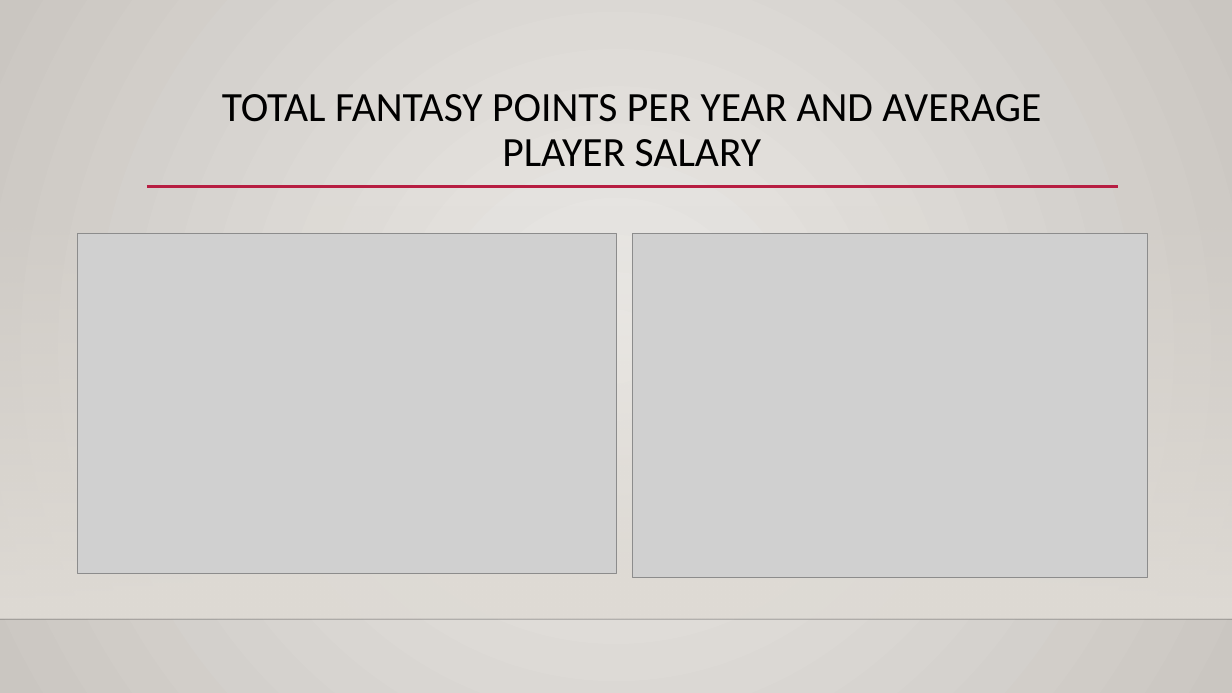
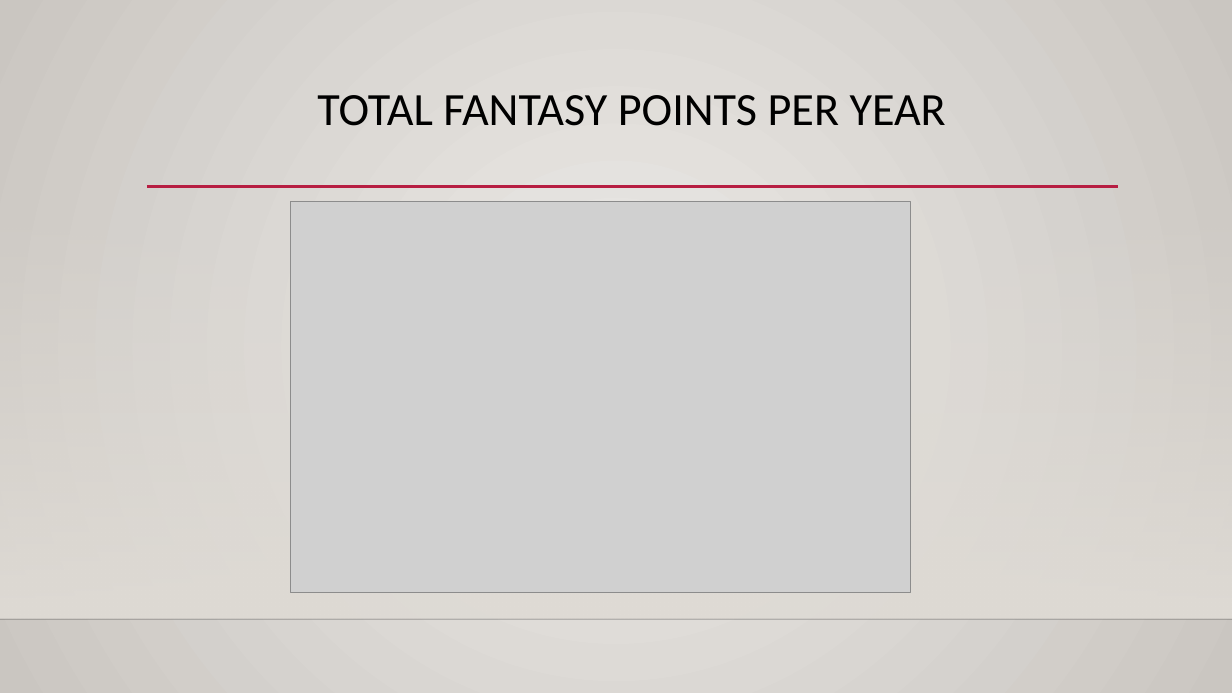
Before and after one commit to hjgoode3/NYCDSA_Python_Project, a slide deck: slide 6 of HG_Project_Presentation.pptx (slide 8 before the commit). Drawn at 1232x693 pixels with LibreOffice and Linux fonts; fonts in the diff are those of the drawing; grey boxes stand for pictures; background and template pictures are left out. Boxes give left, top, right and bottom in pixels: in the first picture for what was removed or moved away, otherwise in the second. Text is boxed around its words. In the diff, an @@ line names an element or a change of style, - is before the commit and + after.

```diff
--- a/HG_Project_Presentation.pptx
+++ b/HG_Project_Presentation.pptx
@@ title at bbox=[317, 95, 946, 126]: text changed; size 32.4 to 36 pt @@
-TOTAL FANTASY POINTS PER YEAR AND AVERAGE PLAYER SALARY
+TOTAL FANTASY POINTS PER YEAR
@@ picture: place and size @@
-picture at bbox=[77, 234, 616, 574]
+picture at bbox=[290, 201, 910, 593]
@@ picture removed at bbox=[633, 234, 1148, 578] @@
```
Also in this commit, not shown: 3 other slides changed.
